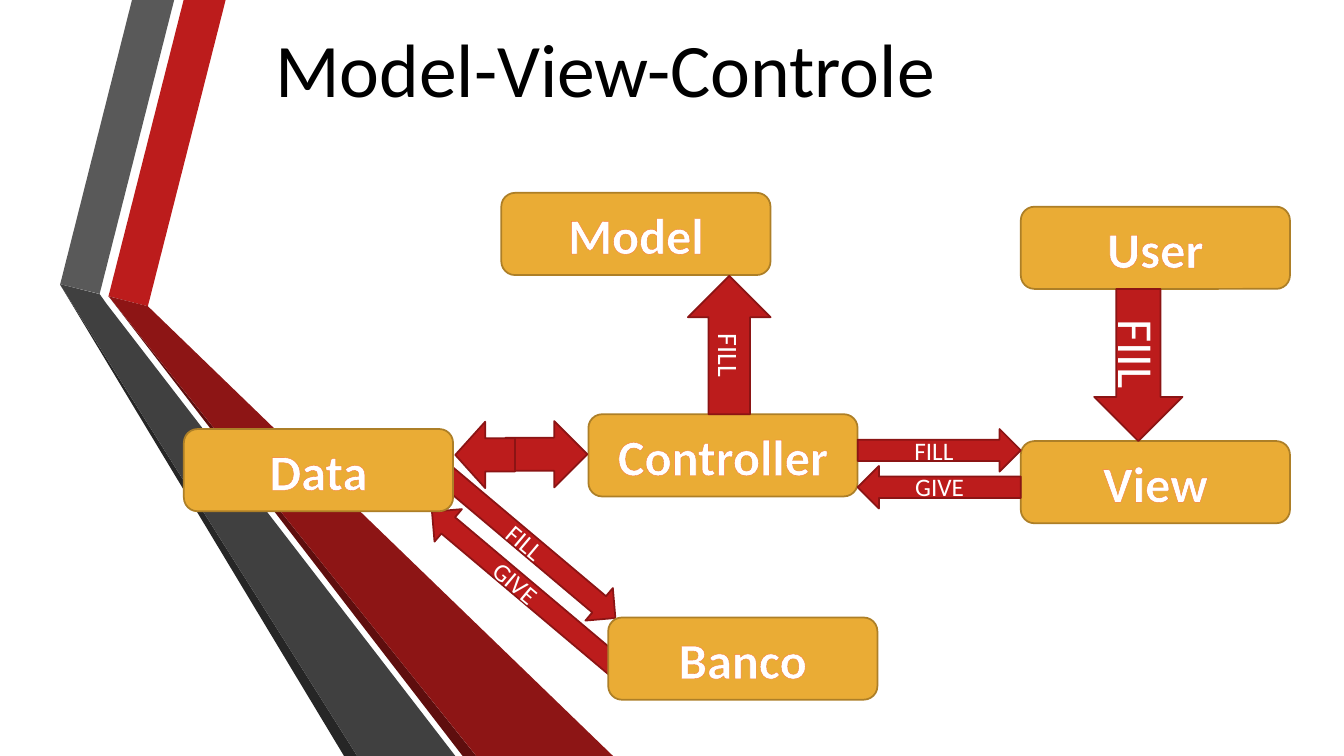
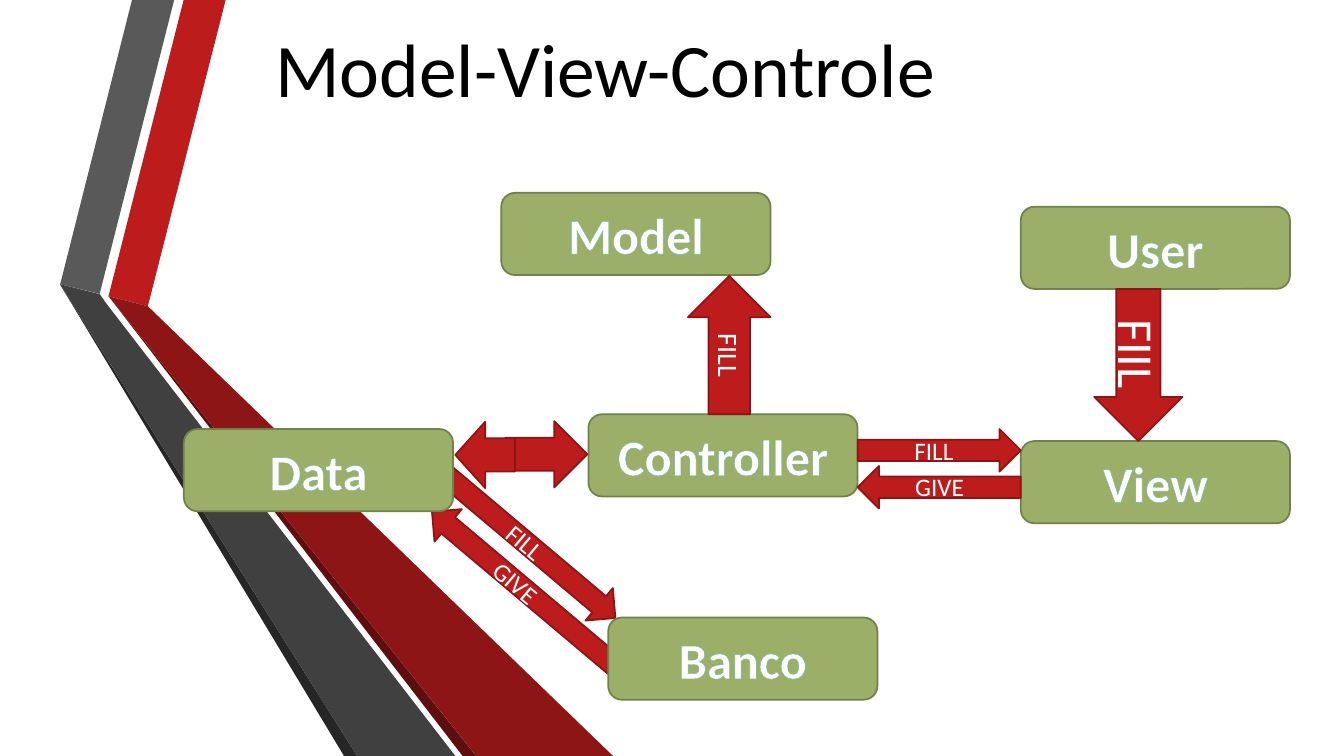
Before and after one commit to redtxai/bellsprout, a slide deck: slide 6 of Documentação/Colheita Urbana.pptx. Drawn at 1344x756 pixels with LibreOffice and Linux fonts; fonts in the diff are those of the drawing; background and template pictures are left out. Boxes give left, top, right and bottom in pixels: in the first picture for what was removed or moved away, otherwise in the second. Text is boxed around its words. In the diff, an @@ line names an element or a change of style, - is before the commit and + after.

```diff
--- a/Documentação/Colheita Urbana.pptx
+++ b/Documentação/Colheita Urbana.pptx
@@ letter outline #F67534 0.52 pt to #68B9A6 0.8 pt; fill #EAAC35 to #9BAF68; outline #AD7F27 1.25 pt to #73814D 1.25 pt in 6 elements at [501, 193, 770, 275], [589, 414, 858, 497], [1021, 207, 1291, 289], [1021, 442, 1291, 524], [608, 618, 877, 701], [184, 430, 453, 512] @@
```
Also in this commit, not shown: 1 slide added.
